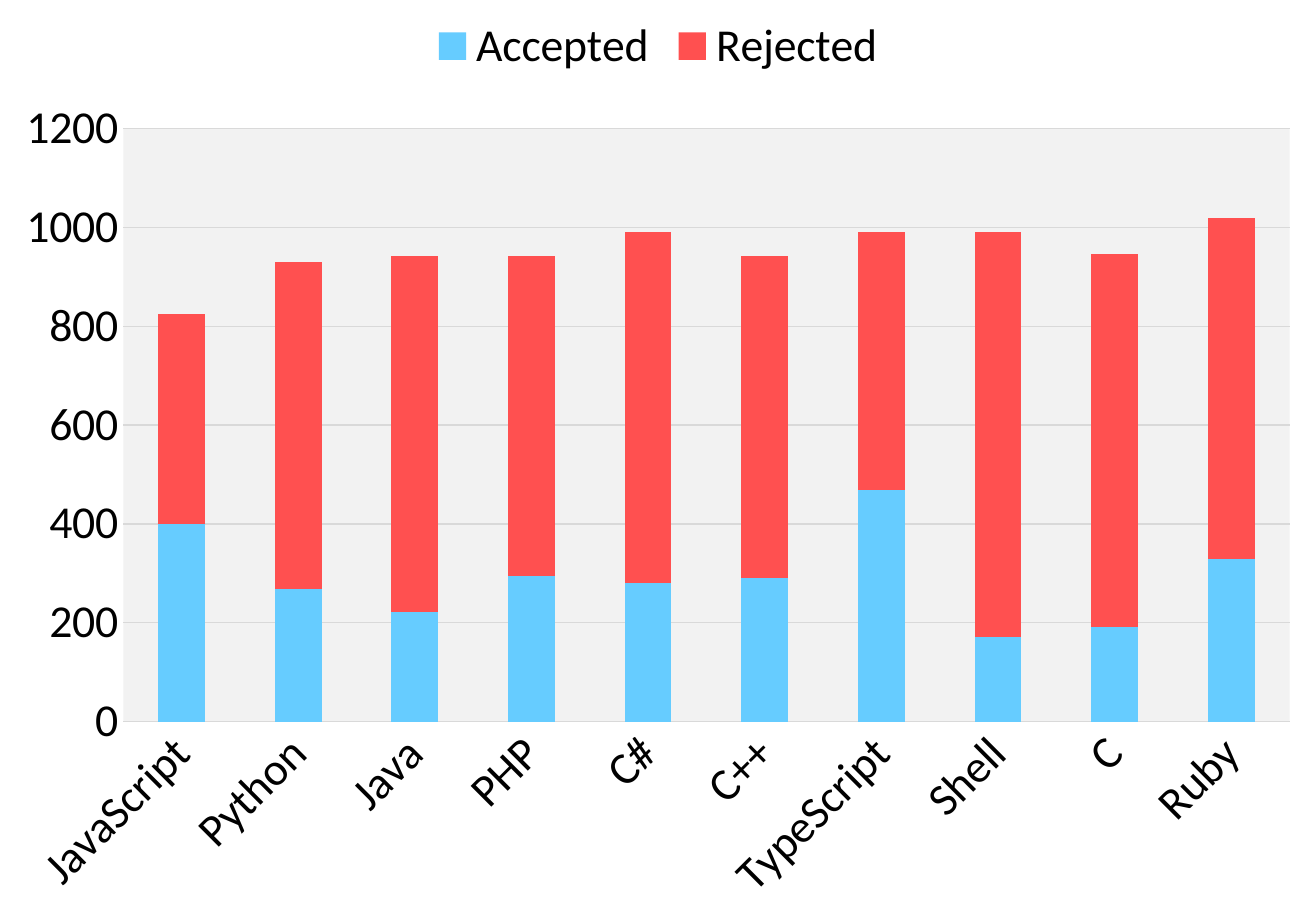
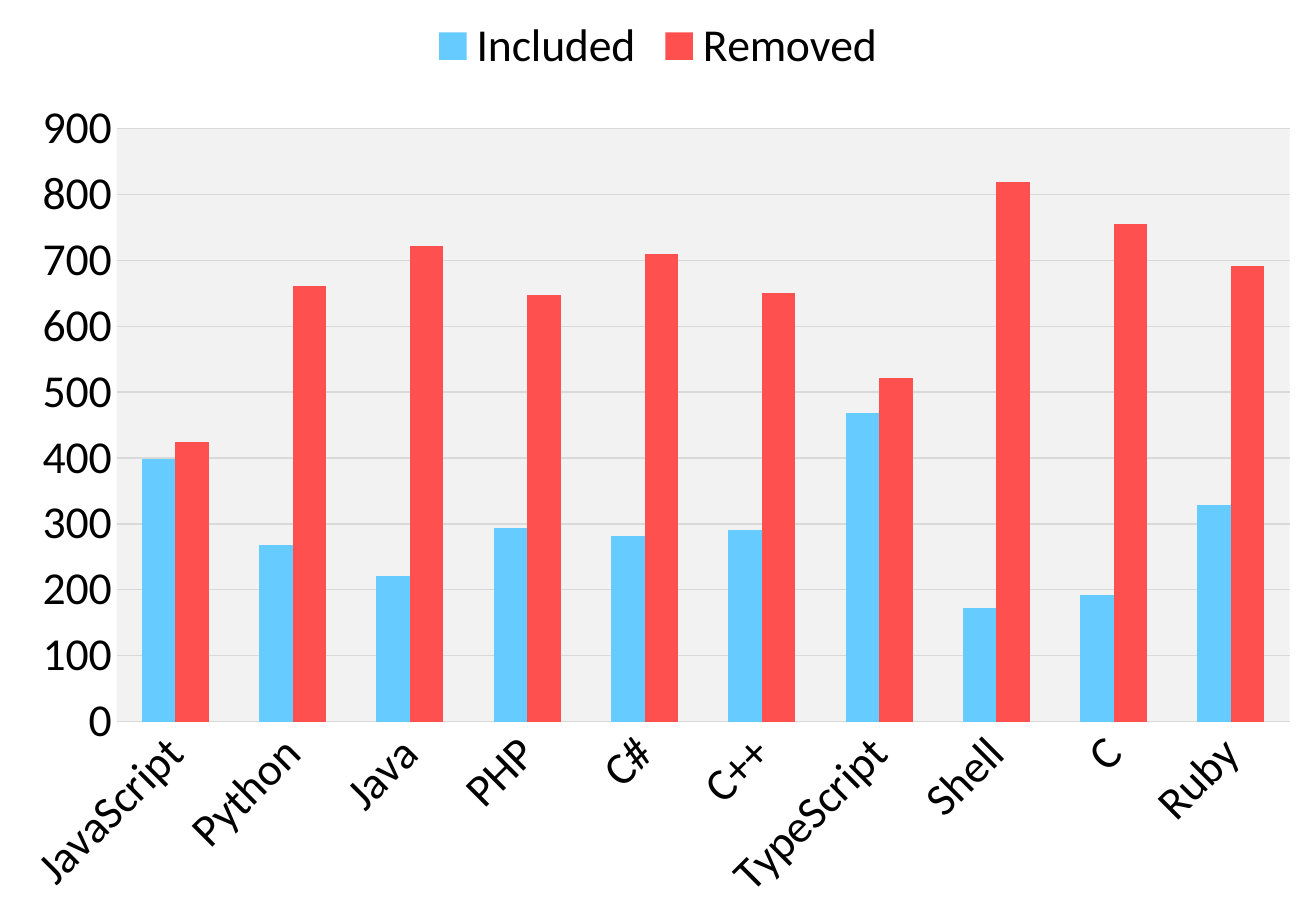
Before and after one commit to igorsteinmacher/REP_I, a slide deck: slide 1 of results/images/accepted_and_rejected_projects_dist.pptx. Drawn at 1316x921 pixels with LibreOffice and Linux fonts; fonts in the diff are those of the drawing. Boxes give left, top, right and bottom in pixels: in the first picture for what was removed or moved away, otherwise in the second. Text is boxed around its words. In the diff, an @@ line names an element or a change of style, - is before the commit and + after.

```diff
--- a/results/images/accepted_and_rejected_projects_dist.pptx
+++ b/results/images/accepted_and_rejected_projects_dist.pptx
@@ column stacked chart at [0,0,1316,921] @@
@@ column stacked chart to column chart @@
-Accepted: 400, 270, 220, 290, 280, 290, 470, 170, 190, 330
+Included: 400, 270, 220, 290, 280, 290, 470, 170, 190, 330
-Rejected: 420, 660, 720, 650, 710, 650, 520, 820, 760, 690
+Removed: 420, 660, 720, 650, 710, 650, 520, 820, 760, 690
@@ bar spacing changed @@
@@ lettering changed @@
```
Also in this commit, not shown: 18 other files.
